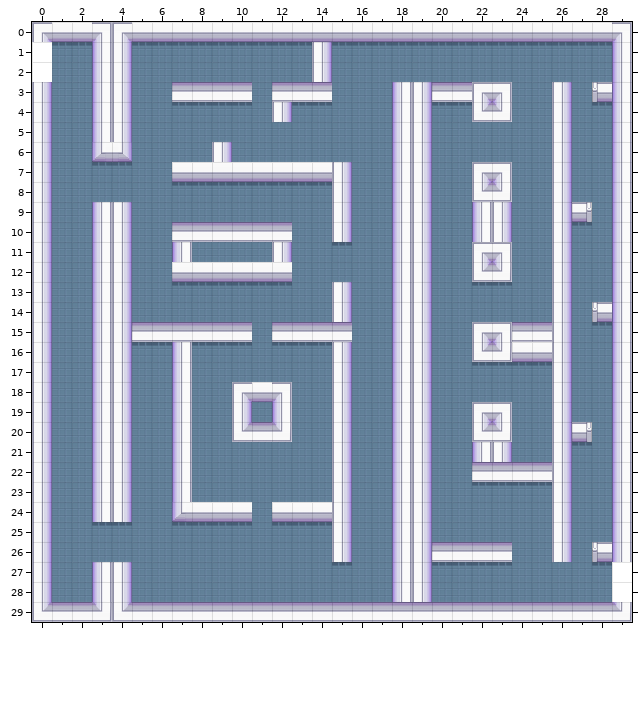
A Tiled map gets an edit: resource/maps/Map2.tmx. The picture above is the old version.
Cells are 32x32 px. Shown: x 0..29, y 0..29.
The same view after the edit:
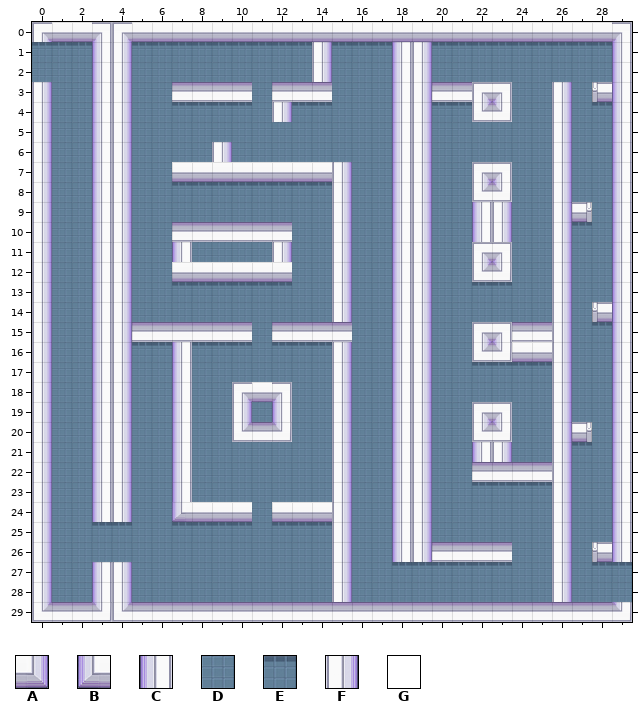
Key: from "map_tiles": A 1, B 2, C 3, D 4, E 5, F 8, G 14.
_ is an empty cell.
What changed:
Layer "Tile Layer 1":
Tile B gives way to tile C in row 6 at x 3.
Tile D gives way to tile C in row 2 at x 18; in row 8 at x 3.
Tile E gives way to tile C in row 1 at x 18; in row 7 at x 3.
Tile C gives way to tile D in row 28 at x 18.
Tile F gives way to tile D in row 28 at x 19.
Tile G gives way to tile D in row 2 at x 0; in row 28 at x 29.
Tile C gives way to tile E in row 27 at x 18.
Tile F gives way to tile E in row 27 at x 19.
Tile G gives way to tile E in row 1 at x 0; in row 27 at x 29.
Tile A gives way to tile F in row 6 at x 4.
Tile D gives way to tile F in row 2 at x 19; in row 8 at x 4; in row 12 at x 15; in row 27 at x 26; in row 28 at x 15 and 26.
Tile E gives way to tile F in row 1 at x 19; in row 7 at x 4; in row 11 at x 15; in row 27 at x 15.
